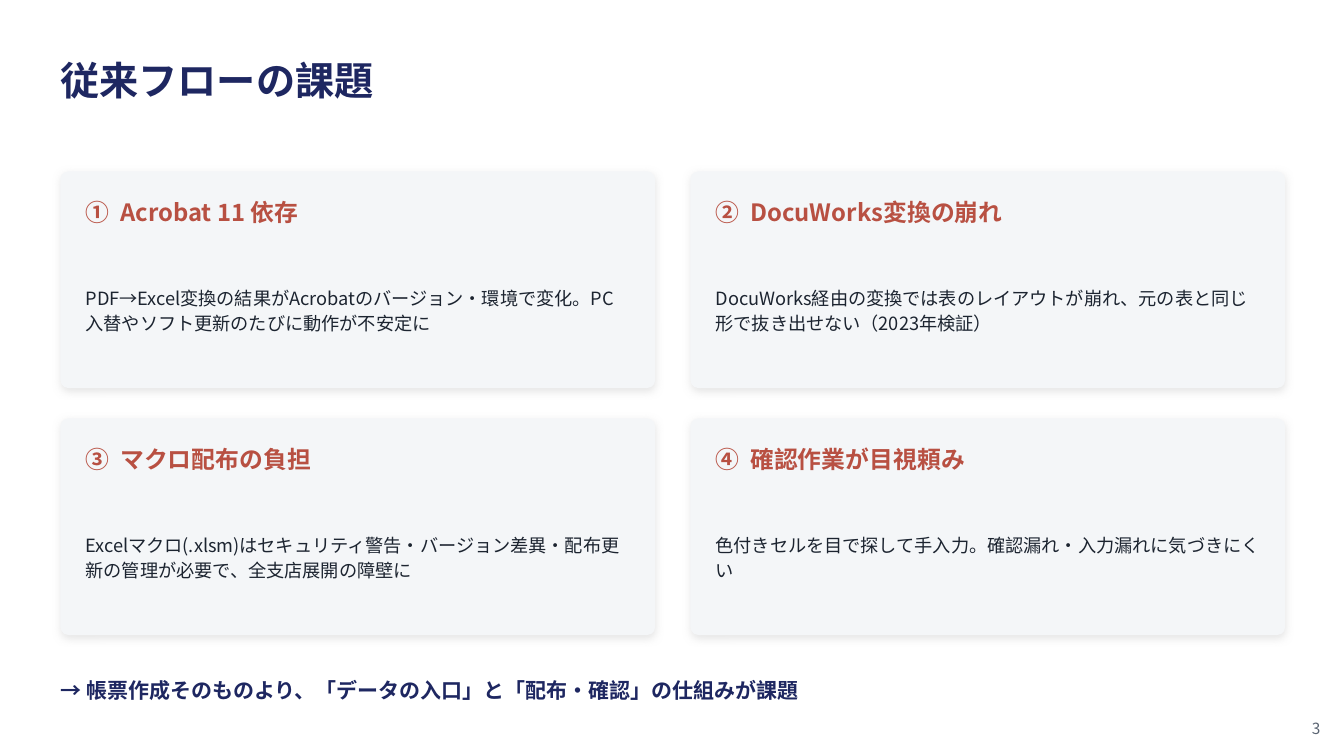
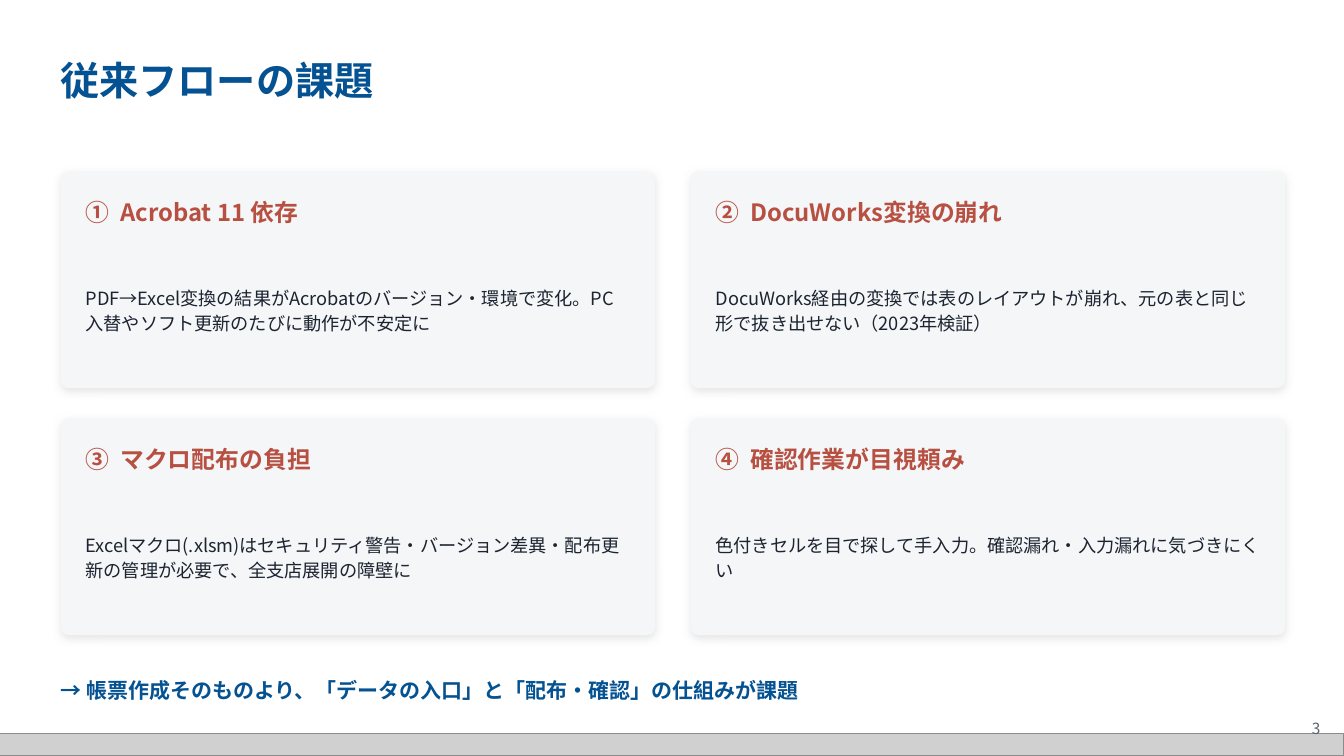
Before and after one commit to caica-inc/takashima-yuto-site, a slide deck: slide 3 of sekisan/docs/KCM積算ツール_ご説明資料.pptx. Drawn at 1344x756 pixels with LibreOffice and Linux fonts; fonts in the diff are those of the drawing; grey boxes stand for pictures. Boxes give left, top, right and bottom in pixels: in the first picture for what was removed or moved away, otherwise in the second. Text is boxed around its words. In the diff, an @@ line names an element or a change of style, - is before the commit and + after.

```diff
--- a/sekisan/docs/KCM積算ツール_ご説明資料.pptx
+++ b/sekisan/docs/KCM積算ツール_ご説明資料.pptx
@@ text "従来フローの課題" at (x1=60, y1=61, x2=373, y2=99): text colour #1E2761 to #045292 @@
@@ text "→ 帳票作成そのものより、「データの入口」と「配布・確認」の仕組みが課題" at (x1=86, y1=680, x2=799, y2=700): text colour #1E2761 to #045292 @@
@@ picture added at (x1=0, y1=734, x2=1344, y2=756) @@
```
Also in this commit, not shown: 7 other slides changed, 5 other files.
